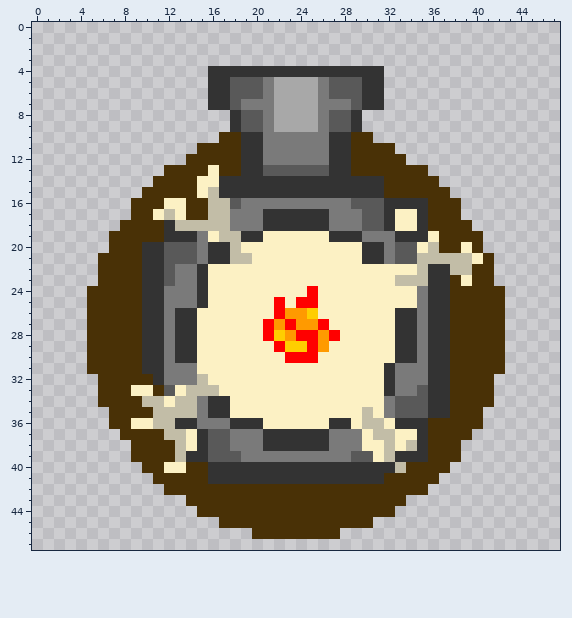
File history of a pixel-art file, Assets/Game Assets/Tower Defense Map/Towers/Kandila/Kandila_Weapon.aseprite. That is the earlier state.
48x48 pixels, 1 frame.
Once edited:
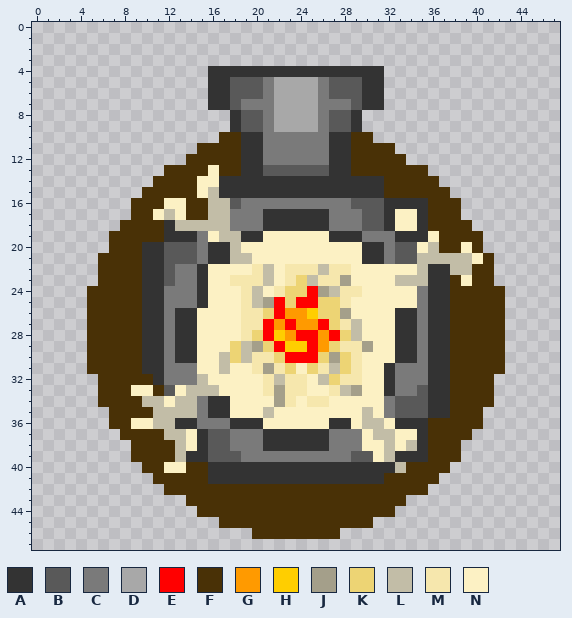
Palette (. is transparent): A #333333  B #595959  C #7a7a7a  D #a8a8a8  E #ff0000  F #493106  G #ff9a00  H #ffce00  J #a49f8a  K #edd474  L #c2bda7  M #f6e7ad  N #fcf1c4
Difference:
--- layer "Layer 1"
@@ x 15..32 @@
 21 CAALLNNNNNNNNNNAAC
-22 ANNNNNNNNNNNNNNNNN
-23 ANNNNNNNNNNNNNNNNN
-24 ANNNNNNNNNENNNNNNN
-25 ANNNNNNENEENNNNNNN
-26 NNNNNNNEGGHNNNNNNN
-27 NNNNNNEGEGGENNNNNN
-28 NNNNNNEHGEEGENNNNN
-29 NNNNNNNEHHEGNNNNNN
-30 NNNNNNNNEEENNNNNNN
-31 NNNNNNNNNNNNNNNNNA
-32 LNNNNNNNNNNNNNNNNA
-33 LLNNNNNNNNNNNNNNNA
-34 CAANNNNNNNNNNNNNNC
-35 CAANNNNNNNNNNNNLNC
+22 ANNNNMLNMMMLMMNNNN
+23 ANNMMMLNMKLMMJNNNN
+24 ANNNMLNMKKEJLMMNNN
+25 ANNNMLJEKEEKKMNNNN
+26 NNNNMMKEGGHKKJNNNN
+27 NNNNMMEGEGGEKMLNNN
+28 NNNNMKEHGEEGEKLNNN
+29 NNNKLJKEHHEGKMMJNN
+30 NNLKLMMKEEEKJKMNNN
+31 NNLNNMJMKNKMLKMNNA
+32 LNNNNNMLMMNLKMMNNA
+33 LLNNNNMJMMNNMLJNNA
+34 CAANNNNJMNMMNNNNNC
+35 CAANNNLNNNNNNNNLNC
 36 CCCAAANNNNNNAANLLN
Pixel boxes of the changes (left, top, right, bottom) in both pictures:
changed: (219, 264, 373, 418)
